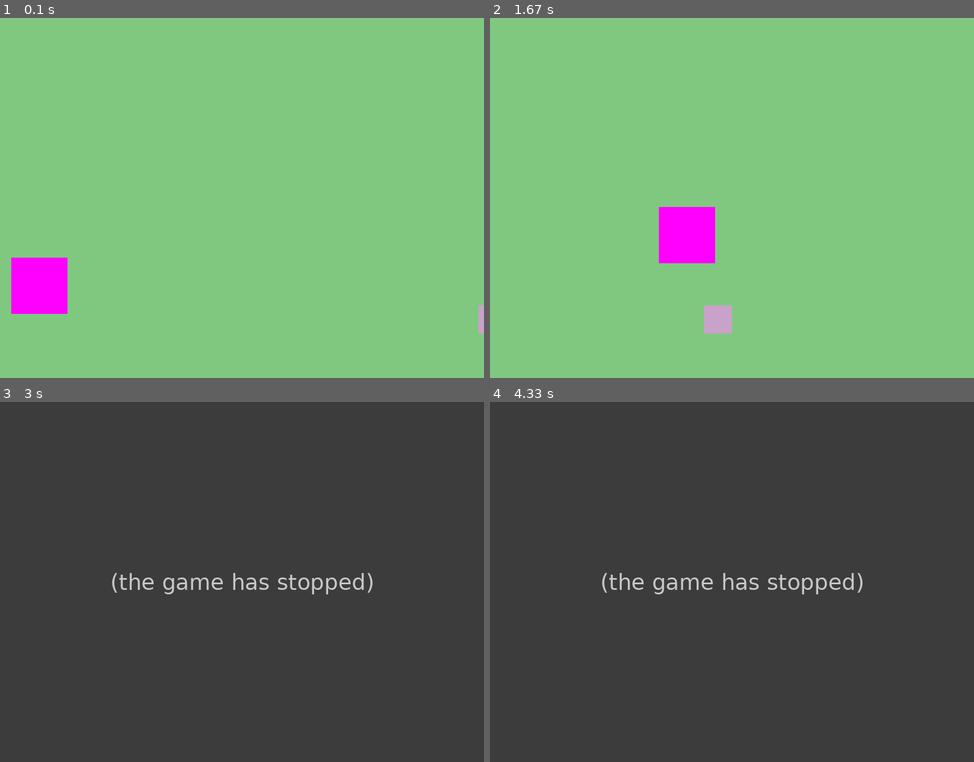
Above: before the commit, frames 1-4 (two rows, left to right).
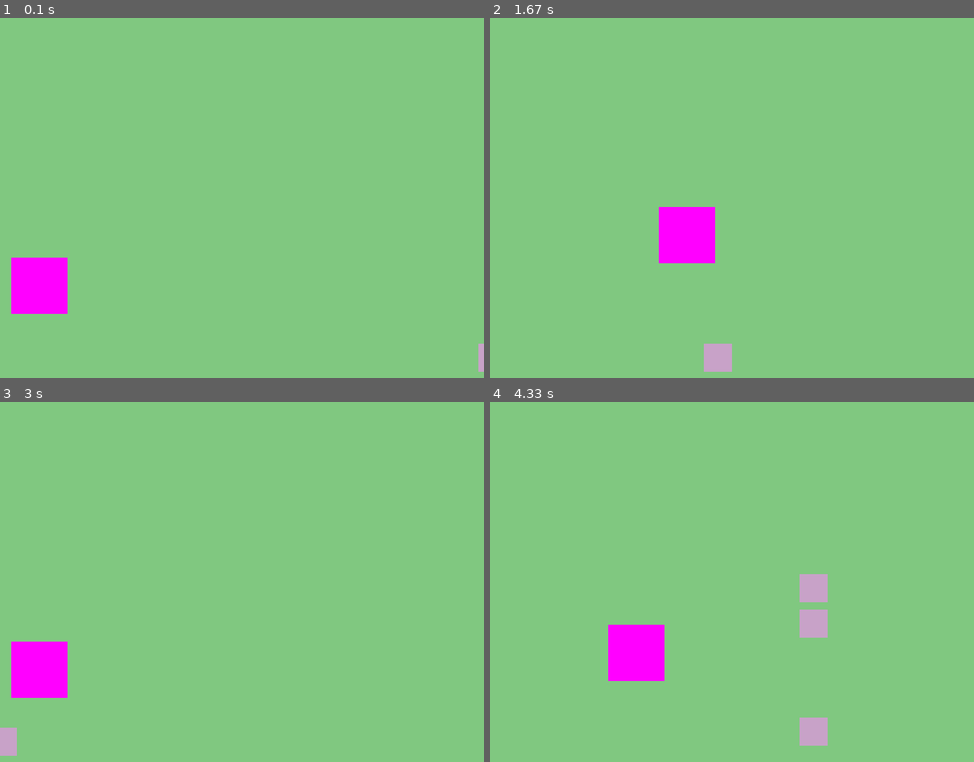
Above: after the commit, the same moments.

Repository: mzckawa/learning_pygame
Game: pygame game, started from exploring_classes.py
Two runs of this game, one before a commit and one after it. Both use one fixed random seed, a clock stepped at 60 frames per second and the inputs below.
Inputs:
- Up to frame 1 (0.1 s): no input
- Up to frame 2 (1.67 s): hold Right 0.33-0.8 s; hold Up 0.83-1.13 s; hold Right 1.17-1.63 s
- Up to frame 3 (3 s): hold Left 1.67-2.2 s; hold Down 2.23-2.53 s; hold Left 2.57-2.97 s
- Up to frame 4 (4.33 s): hold Up 3-3.37 s; hold Right 3.4-4.03 s; hold Down from 4.07 s (still down)

The runs differ from the first frame. In frame 1, 0.2% of the frame differs, in the area x 98-100%, y 79-99%; in frame 2, 0.9%; in frame 3, 100%, in the area x 0-100%, y 0-100%; in frame 4, 100%.
Error before the commit: TypeError: Argument must be rect style object (exploring_classes.py line 27); the game stopped at 2.47 s (later frames are placeholders)

Commit message:
Had to give up on the recursive way of verifying the closeness :( found out that, depending on the game scenario, a stack overflow (no pun intended) may happen. Now, Pygame isn't working for some reason, so I am committing this version in order to try to fix Pygame's bug more safely

Diff:
--- a/exploring_classes.py
+++ b/exploring_classes.py
@@ -42,21 +42,6 @@
         else:
             self.rect = pygame.Rect(self.x_pos, self.y_pos, 50, 50) # if we do this command under the condition of the o
 
-def Closeness(list):
-
-    global height
-    y = randint(height//2, height) - 30
-
-    if list:
-
-        for i in range(len(list)):
-
-            if abs(y_pos_collects_1[i] - y_pos_collects_1[-1]) < 20:
-                y = randint(height//2, height) - 30
-                return Closeness
-
-    return y
-
 # naming some RGB tuples
 black = (0, 0, 0)
 white = (255, 255, 255)
@@ -71,19 +56,32 @@
 all_collects_1 = []
 y_pos_collects_1 = []
 
-for i in range(amount_collect):
+while len(all_collects_1) < amount_collect:
 
     x_collect = width # we want the collectibles to always go from the right side to the left side
-    y_collect = Closeness(y_pos_collects_1)  # generating a random y-axis position for the collectibles that is not too close from the previous ones
+    y_collect = randint(height // 2, height) - 30 # generating a random y-axis position for the collectible
 
-    # adding the random-yet-adequate y-axis position to the list of positions
-    y_pos_collects_1.append(y_collect)
+    adequate = True
 
-    # creating the objects of the class Collectible with the generated random positions
-    collectible = Collectible(x_collect, y_collect)
+    if y_pos_collects_1:
 
-    # adding the newly-created collectible to the list with the other collectibles of the same kind
-    all_collects_1.append(collectible)
+        for y in y_pos_collects_1:
+
+            if abs(y_collect - y) < 50:
+
+                adequate = False
+                break
+
+    if adequate:
+
+        # adding the random-yet-adequate y-axis position to the list of positions
+        y_pos_collects_1.append(y_collect)
+
+        # creating the objects of the class Collectible with the generated random positions
+        collectible = Collectible(x_collect, y_collect)
+
+        # adding the newly-created collectible to the list with the other collectibles of the same kind
+        all_collects_1.append(collectible)
 
 # creating a clock
 
@@ -150,21 +148,36 @@
 
     if not all_collects_1: # let's go all over again!
 
+        y_pos_collects_1.clear()
+
         # defining a random number of appearances for the collectibles
         amount_collect = randint(1, 10)
 
-        for i in range(amount_collect):
+        while len(all_collects_1) < amount_collect:
 
             x_collect = width # we want the collectibles to always go from the right side to the left side
-            y_collect = Closeness(y_pos_collects_1)  # generating a random y-axis position for the collectibles that is not too close from the previous ones
+            y_collect = randint(height // 2, height) - 30 # generating a random y-axis position for the collectible
 
-            # adding the random-yet-adequate y-axis position to the list of positions
-            y_pos_collects_1.append(y_collect)
+            adequate = True
 
-            # creating the objects of the class Collectible with the generated random positions
-            collectible = Collectible(x_collect, y_collect)
+            if y_pos_collects_1:
 
-            # adding the newly-created collectible to the list with the other collectibles of the same kind
-            all_collects_1.append(collectible)
+                for y in y_pos_collects_1:
+
+                    if abs(y_collect - y) < 50:
+
+                        adequate = False
+                        break
+
+            if adequate:
+
+                # adding the random-yet-adequate y-axis position to the list of positions
+                y_pos_collects_1.append(y_collect)
+
+                # creating the objects of the class Collectible with the generated random positions
+                collectible = Collectible(x_collect, y_collect)
+
+                # adding the newly-created collectible to the list with the other collectibles of the same kind
+                all_collects_1.append(collectible)
 
     pygame.display.flip()
